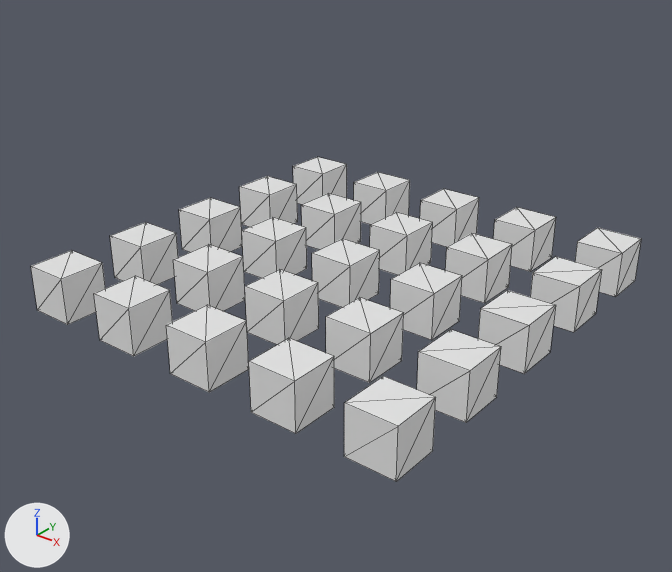
A saved change to the OBJ model cpp-learn3d/models/unitcubes.obj.
One viewpoint serves both versions: a camera (50 mm lens) standing at (10.9, -13.95, 8.29) and looking at (-0.09, -0.22, -0.23). Arrows for +X, +Y and +Z are at lower left; the lights stay in place. Mesh edges are drawn as thin lines. Where no turn or scale is listed for an object, it has been applied to the vertices.
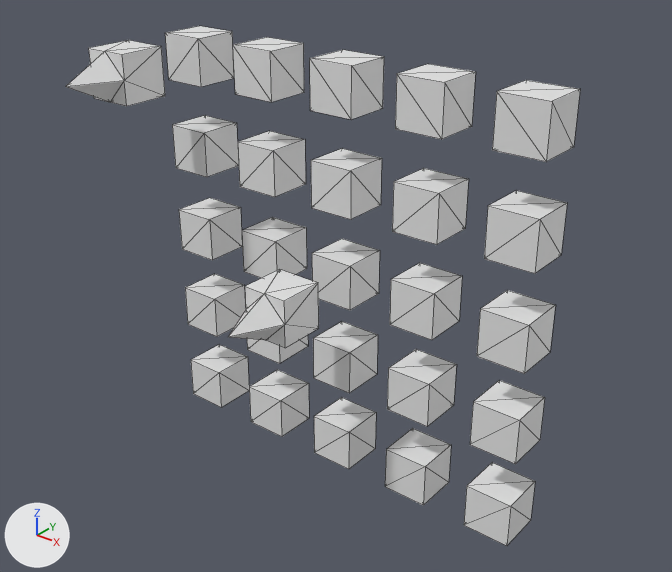
Where the change shows, as pixel boxes [x1, y1, x2, y2] in the pictures (672 x 572 px; the box of a moved part takes in the faces that stretch with it):
'Cube', reshaped (16% narrower, 60% taller): before [31, 157, 641, 482]; after [66, 26, 580, 546]
part 1 of me_cube, added: after [311, 148, 382, 220]
part 2 of me_cube, added: after [238, 131, 306, 197]
part 3 of me_cube, added: after [314, 397, 376, 469]
part 4 of me_cube, added: after [313, 321, 378, 393]
part 5 of me_cube, added: after [249, 370, 309, 437]
part 6 of me_cube, added: after [247, 335, 308, 364]
part 7 of me_cube, added: after [484, 190, 567, 274]
part 8 of me_cube, added: after [392, 168, 469, 245]
part 9 of me_cube, added: after [464, 463, 535, 546]
part 10 of me_cube, added: after [470, 380, 545, 464]
part 11 of me_cube, added: after [385, 428, 451, 505]
part 12 of me_cube, added: after [387, 349, 456, 426]
part 13 of me_cube, added: after [233, 37, 304, 102]
part 14 of me_cube, added: after [310, 50, 384, 119]
part 15 of me_cube, added: after [492, 80, 580, 162]
part 16 of me_cube, added: after [395, 64, 476, 139]
part 17 of me_cube, added: after [172, 115, 239, 177]
part 18 of me_cube, added: after [191, 344, 249, 408]
part 19 of me_cube, added: after [185, 274, 245, 337]
part 20 of me_cube, added: after [165, 26, 234, 87]
part 21 of me_cube, added: after [66, 40, 165, 106]
part 22 of me_cube, deleted: before [31, 157, 641, 482]
part 23 of me_cube, moved or reshaped: [179, 198, 555, 373] in both

The change, as a diff of the scene's bpy script:
```diff
--- a/cpp-learn3d/models/unitcubes.obj.py
+++ b/cpp-learn3d/models/unitcubes.obj.py
@@ me_cube @@
 # used by ob_cube; location = (0.0, 0.0, 0.0)
-me_cube.from_pydata(...)  # 200 vertices, 300 faces; spans x -4.5..4.5, y -4.5..4.5, z -0.5..0.5
+me_cube.from_pydata(...)  # 226 vertices, 344 faces; spans x -4.5..4.5, y -3.5..0.5, z -4.5..4.5
+# me_cube part 1: a new loose piece, a box spanning x -0.5..0.5, y -0.5..0.5, z 1.5..2.5
+# me_cube part 2: a new loose piece, a box spanning x -2.5..-1.5, y -0.5..0.5, z 1.5..2.5
+# me_cube part 3: a new loose piece, a box spanning x -0.5..0.5, y -0.5..0.5, z -4.5..-3.5
+# me_cube part 4: a new loose piece, a box spanning x -0.5..0.5, y -0.5..0.5, z -2.5..-1.5
+# me_cube part 5: a new loose piece, a box spanning x -2.5..-1.5, y -0.5..0.5, z -4.5..-3.5
+# me_cube part 6: a new loose piece, a box spanning x -2.5..-1.5, y -0.5..0.5, z -2.5..-1.5
+# me_cube part 7: a new loose piece, a box spanning x 3.5..4.5, y -0.5..0.5, z 1.5..2.5
+# me_cube part 8: a new loose piece, a box spanning x 1.5..2.5, y -0.5..0.5, z 1.5..2.5
+# me_cube part 9: a new loose piece, a box spanning x 3.5..4.5, y -0.5..0.5, z -4.5..-3.5
+# me_cube part 10: a new loose piece, a box spanning x 3.5..4.5, y -0.5..0.5, z -2.5..-1.5
+# me_cube part 11: a new loose piece, a box spanning x 1.5..2.5, y -0.5..0.5, z -4.5..-3.5
+# me_cube part 12: a new loose piece, a box spanning x 1.5..2.5, y -0.5..0.5, z -2.5..-1.5
+# me_cube part 13: a new loose piece, a box spanning x -2.5..-1.5, y -0.5..0.5, z 3.5..4.5
+# me_cube part 14: a new loose piece, a box spanning x -0.5..0.5, y -0.5..0.5, z 3.5..4.5
+# me_cube part 15: a new loose piece, a box spanning x 3.5..4.5, y -0.5..0.5, z 3.5..4.5
+# me_cube part 16: a new loose piece, a box spanning x 1.5..2.5, y -0.5..0.5, z 3.5..4.5
+# me_cube part 17: a new loose piece, a box spanning x -4.5..-3.5, y -0.5..0.5, z 1.5..2.5
+# me_cube part 18: a new loose piece, a box spanning x -4.5..-3.5, y -0.5..0.5, z -4.5..-3.5
+# me_cube part 19: a new loose piece, a box spanning x -4.5..-3.5, y -0.5..0.5, z -2.5..-1.5
+# me_cube part 20: a new loose piece, a box spanning x -4.5..-3.5, y -0.5..0.5, z 3.5..4.5
+# me_cube part 21: a new loose piece of 13 vertices spanning x -4.5..-3.5, y -3.5..-1.5, z 3.5..4.5
+# me_cube part 22: 19 loose pieces with 152 vertices, spanning x -4.5..4.5, y -4.5..4.5, z -0.5..0.5, are deleted
+# me_cube part 23
+# 46 faces are deleted
+# 5 vertices are added at (0.0, -2.5, -0.5), (-0.5, -2.5, 0.0), (0.0, -2.5, 0.5), (0.5, -2.5, 0.0), (0.0, -3.5, 0.0)
+# 56 new faces join them
```
